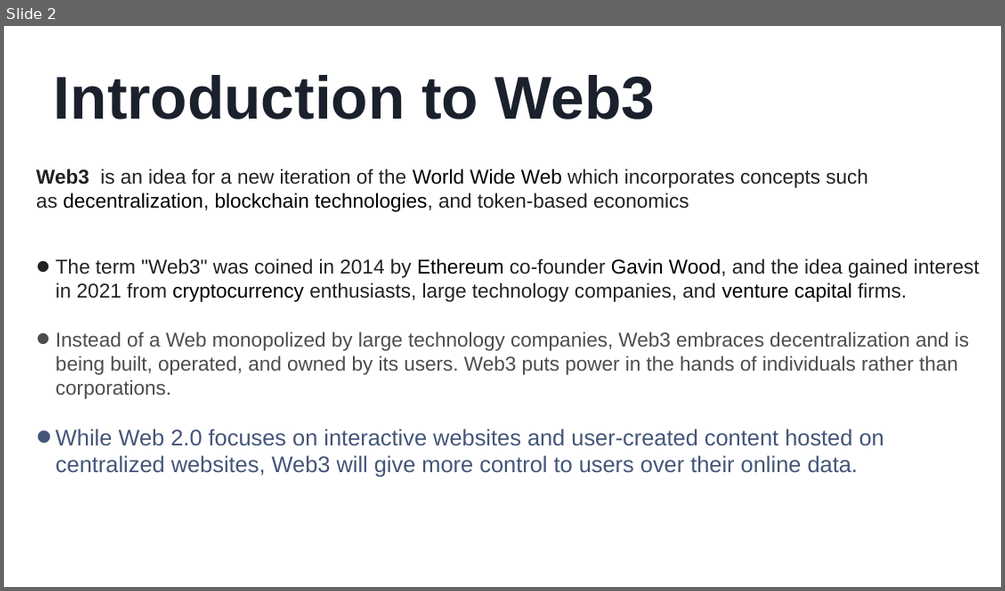
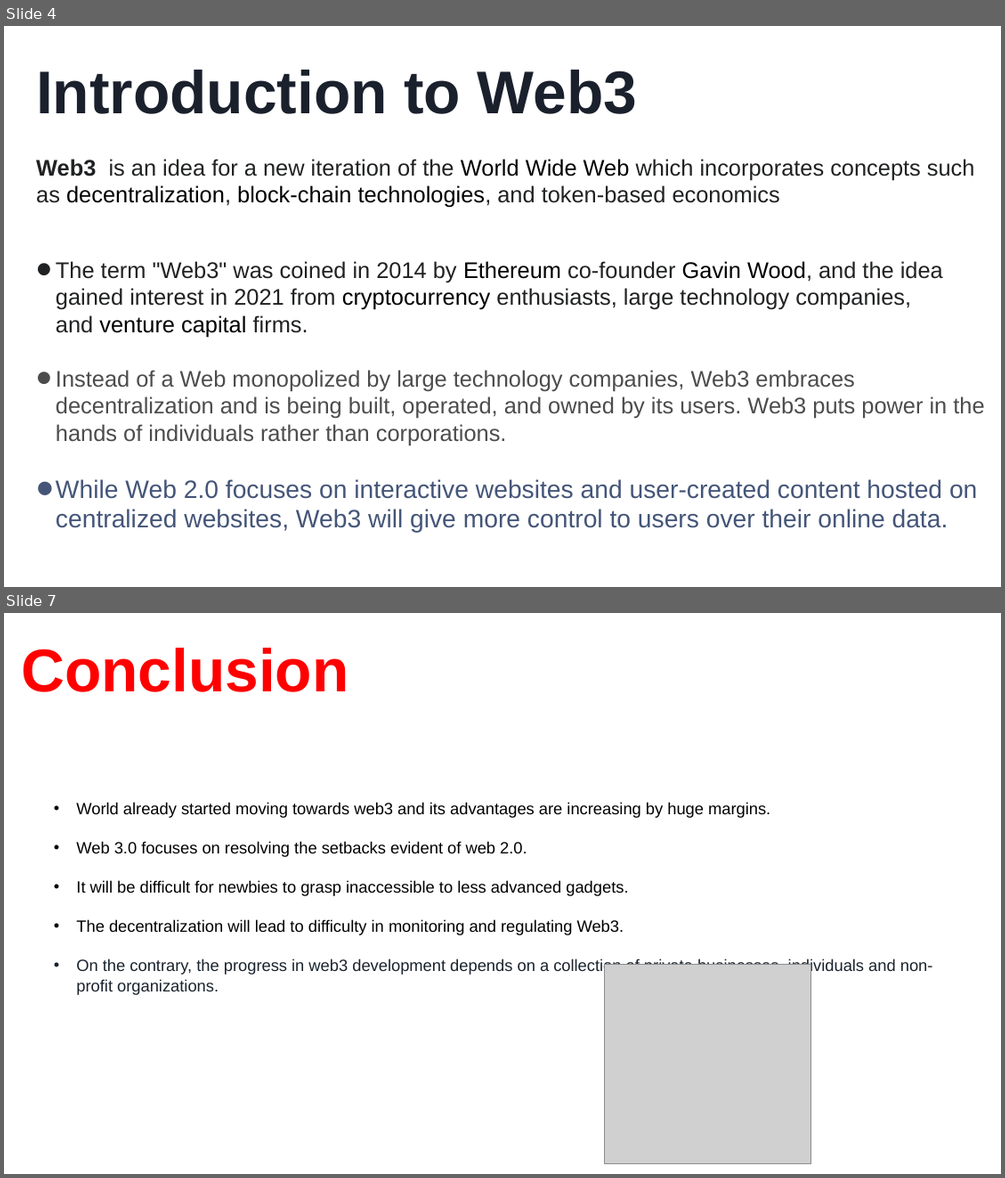
Before and after one commit to kainatquaderee/presentation, a slide deck: kainat quaderee - khaled karim.pptx. Shown one above the other, each under a label of ours: slide 2 before the commit, slides 4 and 7 after it; the slides between them are not shown. The pictures are 1005x591 and 1005x1178 pixels, drawn with LibreOffice and Linux fonts; fonts in the diff are those of the drawing; grey boxes stand for pictures. Boxes give left, top, right and bottom in pixels: in the first picture for what was removed or moved away, otherwise in the second. Text is boxed around its words. In the diff, an @@ line names an element or a change of style, - is before the commit and + after.

```diff
--- a/kainat quaderee - khaled karim.pptx
+++ b/kainat quaderee - khaled karim.pptx
@@ slide 7 added at [4, 613, 1001, 1174], background #FFFFFF @@
@@ title added at [21, 648, 348, 692], 48 pt, text #FF0000, bold @@
+Conclusion
@@ subtitle added at [76, 802, 933, 994], 13 pt, text #000000 @@
+• World already started moving towards web3 and its advantages are increasing by huge margins.
+• Web 3.0 focuses on resolving the setbacks evident of web 2.0.
+• It will be difficult for newbies to grasp inaccessible to less advanced gadgets.
+• The decentralization will lead to difficulty in monitoring and regulating Web3.
+• On the contrary, the progress in web3 development depends on a collection of private businesses, individuals and non-profit organizations.
@@ picture added at [605, 965, 811, 1165] @@
@@ what was slide 2 is now slide 4 @@
@@ slide 4 changed as well @@
@@ title "Introduction to Web3": place and size @@
-title "Introduction to Web3" at [54, 75, 655, 119]
+title "Introduction to Web3" at [36, 70, 637, 114]
@@ subtitle at [36, 159, 975, 208]: text changed; size 16 to 18 pt @@
-Web3 is an idea for a new iteration of the World Wide Web which incorporates concepts such as decentralization, blockchain technologies, and token-based economics
+Web3 is an idea for a new iteration of the World Wide Web which incorporates concepts such as decentralization, block-chain technologies, and token-based economics
@@ subtitle at [56, 261, 984, 532]: size 16 to 18 pt in "The term "Web3" was coined in 2014 ...", "Instead of a Web monopolized by large ..."; size 18 to 20 pt in "While Web 2.0 focuses on interactive websites ..." @@
```
Also in this commit, not shown: 2 other slides changed, 3 other slides added, 2 slides removed.
